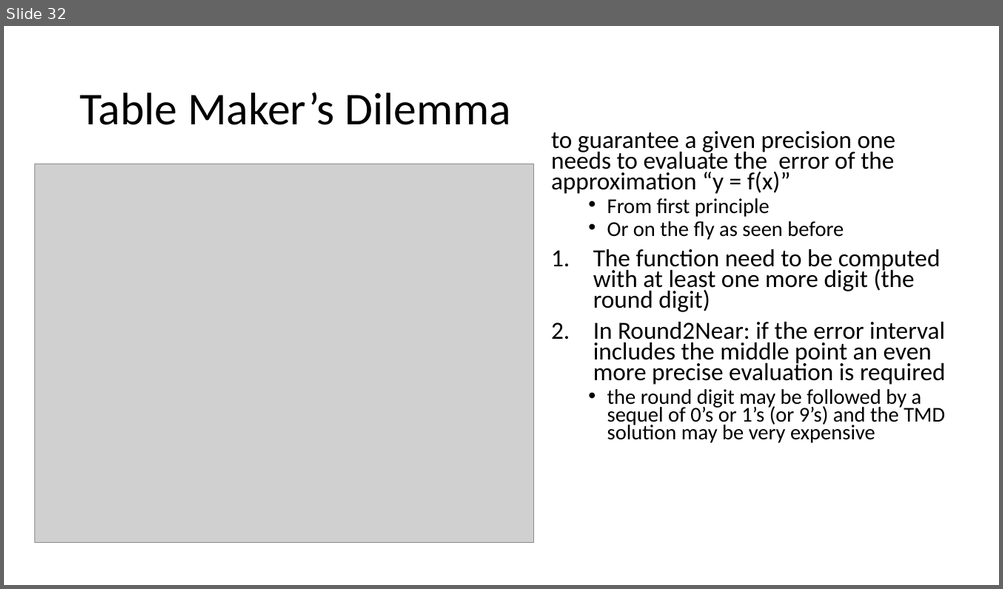
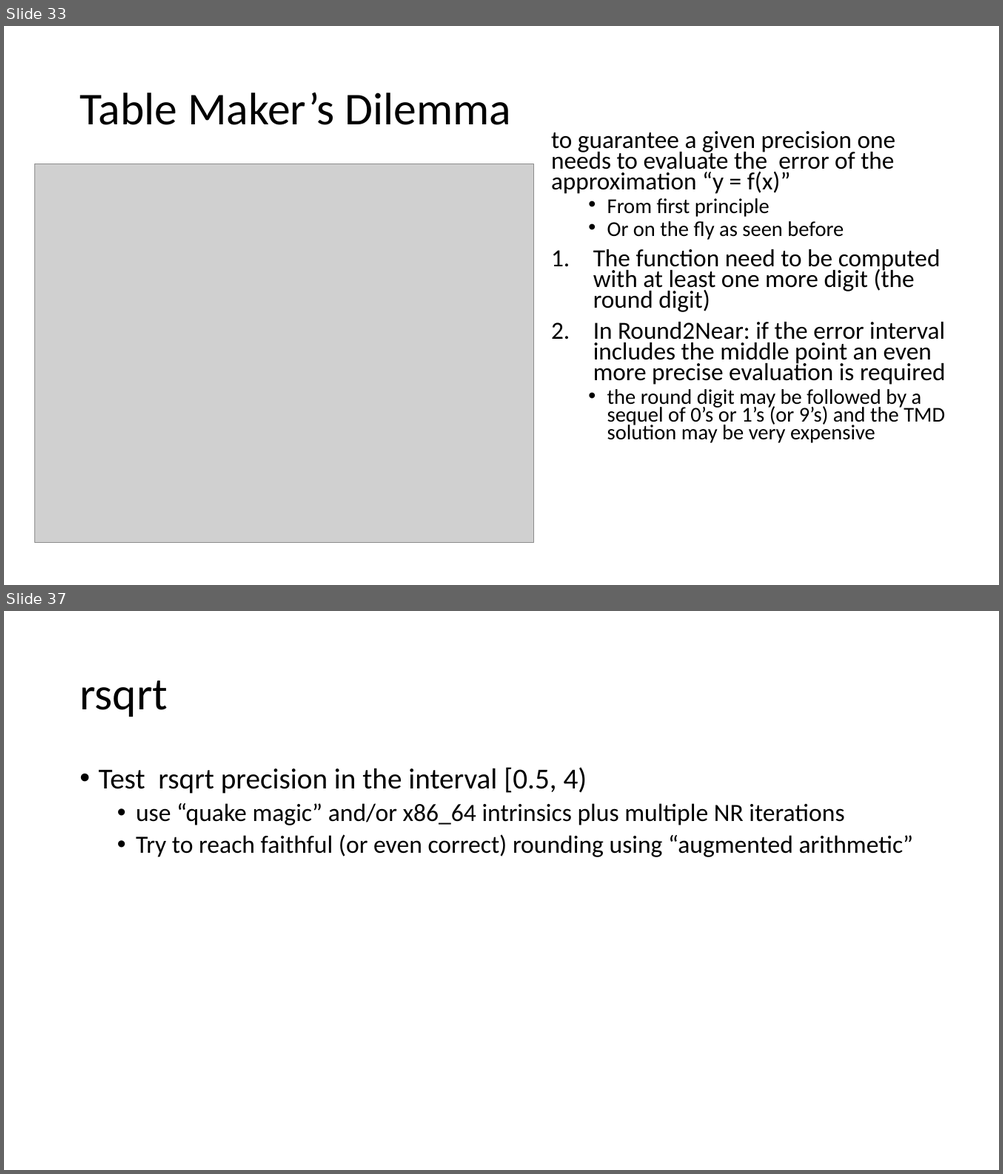
Before and after one commit to VinInn/FPCourse, a slide deck: Slides/FPforScientist.pptx. Shown one above the other, each under a label of ours: slide 32 before the commit, slides 33 and 37 after it; the slides between them are not shown. The pictures are 1003x589 and 1003x1174 pixels, drawn with LibreOffice and Linux fonts; fonts in the diff are those of the drawing; grey boxes stand for pictures. Boxes give left, top, right and bottom in pixels: in the first picture for what was removed or moved away, otherwise in the second. Text is boxed around its words. In the diff, an @@ line names an element or a change of style, - is before the commit and + after.

Commit message:
add rsqrt

```diff
--- a/Slides/FPforScientist.pptx
+++ b/Slides/FPforScientist.pptx
@@ slide 37 added at [4, 611, 999, 1170], background #FFFFFF @@
@@ title added at [79, 681, 168, 717], 44 pt, text #000000 @@
+rsqrt
@@ text added at [99, 767, 913, 857], 24 pt, text #000000 @@
+• Test rsqrt precision in the interval [0.5, 4)
+  • use “quake magic” and/or x86_64 intrinsics plus multiple NR iterations
+  • Try to reach faithful (or even correct) rounding using “augmented arithmetic”
@@ what was slide 32 is now slide 33 @@
```
Also in this commit, not shown: 1 slide changed, 6 other slides added, 1 other file.
